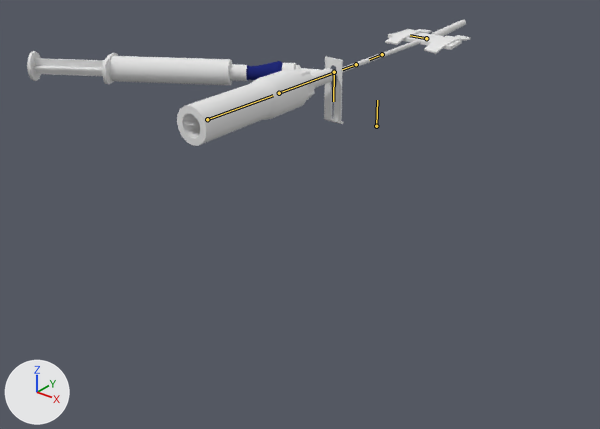
Two versions of the Blender file blend/needle/insulfon_needle.blend, one commit apart.
Camera for both pictures: a 50 mm lens placed at (0.305, -0.53, 0.15), pointed at (-0.042, -0.096, -0.119). Arrows for +X, +Y and +Z are at lower left; the lights stay in place. The bones that change are drawn over the model as lines.

Names of what the first picture shows: 'OmniflushSyringeBarrel', 'OmniflushSyringePlunger', 'Plaster.001', 'bf', 'i_connector', 'outer', 'puller', 'puller.001', 'tube'.
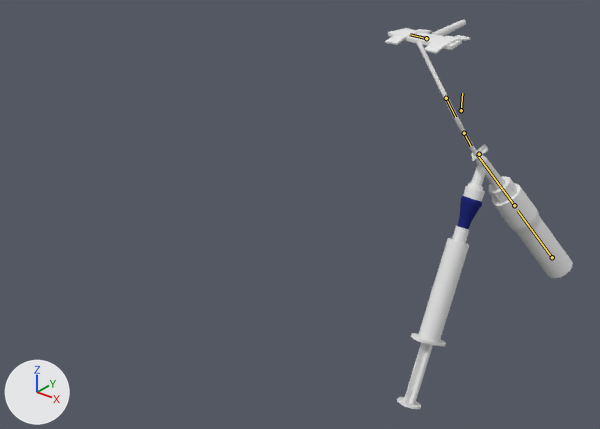
The newer file adds an action. The first version stands in its rest pose; the second is drawn at frame 1935 of the action 'i590_backed_v2'.

Boxes (x1, y1, x2, y2) around the edits, measured in the pictures (600 x 429 px):
'outer', posed (38% narrower, 23% taller)
    before: (177, 69, 309, 146)
    after: (492, 183, 573, 278)
'OmniflushSyringeBarrel', posed (60% narrower, 267% taller)
    before: (102, 53, 248, 85)
    after: (411, 226, 469, 346)
'OmniflushSyringePlunger', posed
    before: (27, 51, 104, 81)
    after: (397, 342, 433, 409)
'puller', posed
    before: (301, 57, 344, 124)
    after: (471, 144, 505, 189)
'i_connector', posed
    before: (246, 61, 296, 80)
    after: (456, 186, 485, 229)
'tube', posed (27% narrower, 225% taller)
    before: (335, 40, 420, 75)
    after: (417, 41, 479, 157)
'puller.001', posed
    before: (296, 68, 315, 100)
    after: (488, 176, 517, 203)
'bf', posed (16% taller)
    before: (388, 32, 462, 50)
    after: (388, 28, 462, 49)
'ring', posed
    before: (295, 65, 301, 70)
    after: (468, 183, 483, 190)
bone 'puller', root to tip
    before: (279, 93) to (334, 72)
    after: (514, 205) to (477, 154)
bone 'puller.001', root to tip
    before: (207, 119) to (273, 95)
    after: (552, 257) to (517, 210)
bone 't3', root to tip
    before: (382, 54) to (369, 59)
    after: (446, 98) to (455, 117)
bone 't5', root to tip
    before: (356, 64) to (342, 69)
    after: (464, 133) to (471, 146)
bone 'th', root to tip
    before: (334, 72) to (333, 101)
    after: (479, 154) to (479, 152)
bone 'mP', root to tip
    before: (376, 126) to (377, 100)
    after: (461, 110) to (462, 93)
bone 'bf0.R', root to tip
    before: (426, 38) to (410, 35)
    after: (426, 38) to (410, 34)

What the commit changed:
Bone 'puller' (bone_puller) moves from (0.0, 0.0, 0.0) to (-5.62, 14.65, 9.37).
Bone 'puller' (bone_puller) turns from (0, 0, 0) to (-75, -35, -70) degrees about its own x, y and z.
Bone 'puller.001' (bone_puller_001) turns from (0, 0, 0) to (0, 98, 0) degrees about its own x, y and z.
Bone 't3' (bone_t3) turns from (0, 0, 0) to (20, 0, 0) degrees about its own x, y and z.
Bone 't5' (bone_t5) turns from (0, 0, 0) to (14, 0, 0) degrees about its own x, y and z.
Bone 'th' (bone_th) moves from (0.0, 0.0, 0.0) to (0.13, -0.01, 0.02).
Bone 'th' (bone_th) turns from (0, 0, 0) to (-26, -2, 5) degrees about its own x, y and z.
Bone 'mP' (bone_mp) moves from (0.0, 0.0, 0.0) to (6.88, -6.67, 23.02).
Bone 'bf0.R' (bone_bf0_r) turns from (0, 0, 0) to (0, 0, 3) degrees about its own x, y and z.
